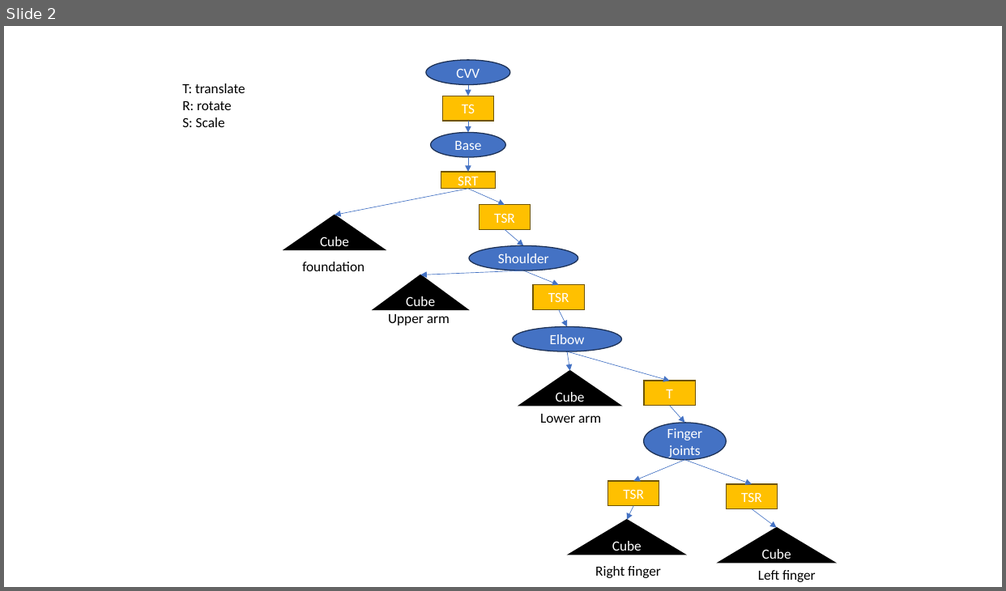
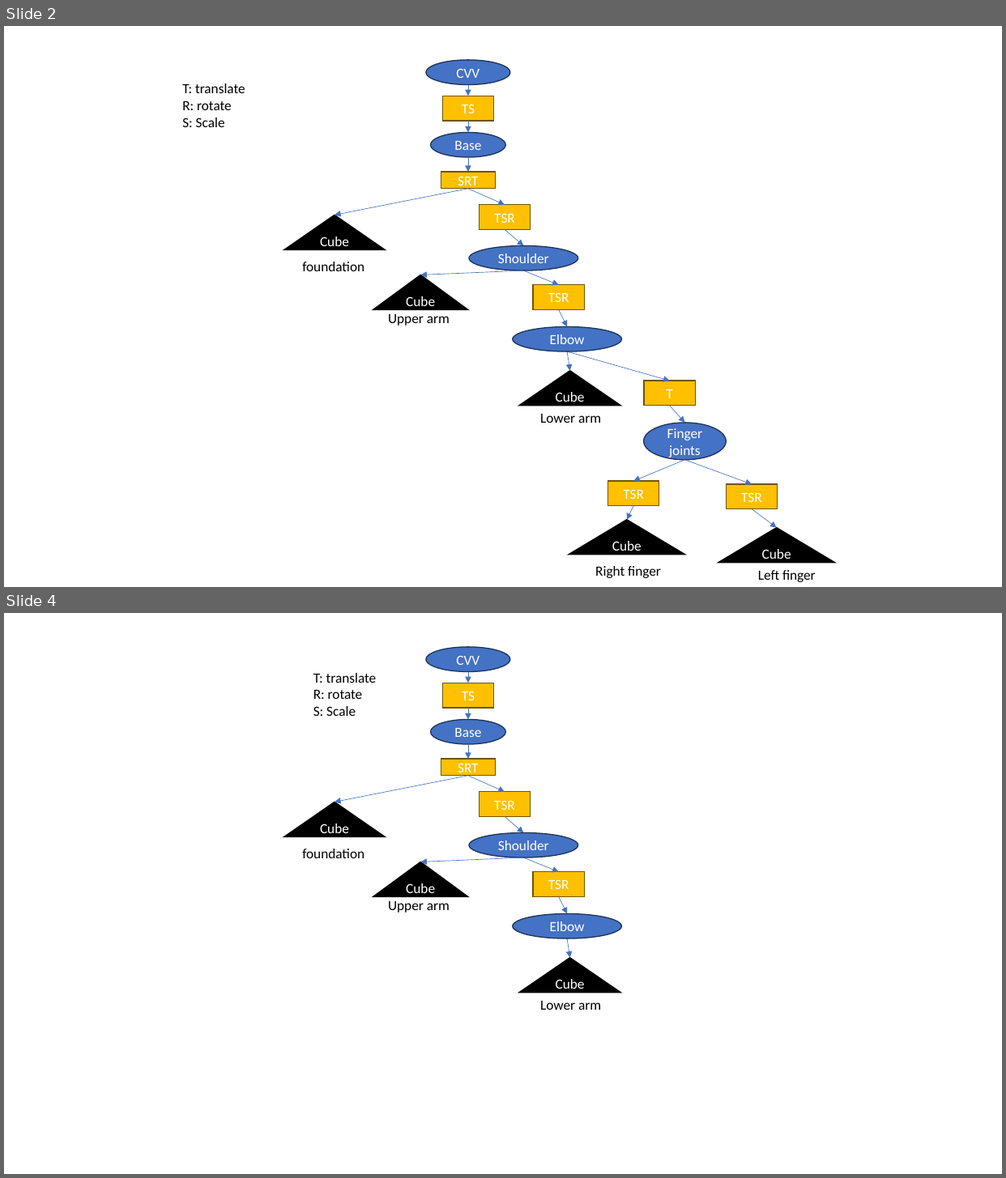
Before and after one commit to Yuchen-cyber/cg_projects, a slide deck: project_A/scene_graph.pptx. Shown one above the other, each under a label of ours: slide 2 before the commit, slides 2 and 4 after it; the slides between them are not shown. The pictures are 1006x591 and 1006x1178 pixels, drawn with LibreOffice and Linux fonts; fonts in the diff are those of the drawing. Boxes give left, top, right and bottom in pixels: in the first picture for what was removed or moved away, otherwise in the second. Text is boxed around its words. In the diff, an @@ line names an element or a change of style, - is before the commit and + after.

```diff
--- a/project_A/scene_graph.pptx
+++ b/project_A/scene_graph.pptx
@@ slide 4 added at box(4, 613, 1002, 1174), background #FFFFFF @@
@@ ellipse added at box(426, 647, 510, 671), fill #4472C4, outline #1E3256 1 pt, 13.5 pt, text #FFFFFF @@
+CVV
@@ text added at box(313, 673, 377, 716), 13.5 pt, text #000000 @@
+T: translate
+R: rotate
+S: Scale
@@ rectangle added at box(443, 683, 493, 707), fill #FFC000, outline #705400 1 pt, 13.5 pt, text #FFFFFF @@
+TS
@@ arrow added from (468, 672) to (468, 683), #4472C4 0.5 pt @@
@@ arrow added from (468, 708) to (468, 719), #4472C4 0.5 pt @@
@@ ellipse added at box(431, 719, 505, 744), fill #4472C4, outline #1E3256 1 pt, 13.5 pt, text #FFFFFF @@
+Base
@@ arrow added from (468, 744) to (468, 759), #4472C4 0.5 pt @@
@@ arrow added from (468, 776) to (335, 803), #4472C4 0.5 pt @@
@@ rectangle added at box(441, 759, 495, 776), fill #FFC000, outline #705400 1 pt, 13.5 pt, text #FFFFFF @@
+SRT
@@ arrow added from (468, 776) to (505, 792), #4472C4 0.5 pt @@
@@ triangle added at box(284, 803, 385, 837), fill #000000, outline #000000 1 pt, 13.5 pt, text #FFFFFF @@
+Cube
@@ rectangle added at box(479, 792, 530, 816), fill #FFC000, outline #705400 1 pt, 13.5 pt, text #FFFFFF @@
+TSR
@@ arrow added from (505, 816) to (523, 833), #4472C4 0.5 pt @@
@@ text added at box(302, 849, 364, 858), 13.5 pt, text #000000 @@
+foundation
@@ ellipse added at box(469, 833, 578, 858), fill #4472C4, outline #1E3256 1 pt, 13.5 pt, text #FFFFFF @@
+Shoulder
@@ triangle added at box(373, 862, 468, 897), fill #000000, outline #000000 1 pt, 13.5 pt, text #FFFFFF @@
+Cube
@@ arrow added from (523, 858) to (421, 862), #4472C4 0.5 pt @@
@@ arrow added from (523, 858) to (559, 872), #4472C4 0.5 pt @@
@@ rectangle added at box(533, 872, 584, 897), fill #FFC000, outline #705400 1 pt, 13.5 pt, text #FFFFFF @@
+TSR
@@ text added at box(388, 901, 450, 913), 13.5 pt, text #000000 @@
+Upper arm
@@ arrow added from (559, 897) to (567, 914), #4472C4 0.5 pt @@
@@ ellipse added at box(513, 914, 621, 939), fill #4472C4, outline #1E3256 1 pt, 13.5 pt, text #FFFFFF @@
+Elbow
@@ arrow added from (567, 939) to (570, 958), #4472C4 0.5 pt @@
@@ triangle added at box(519, 958, 621, 994), fill #000000, outline #000000 1 pt, 13.5 pt, text #FFFFFF @@
+Cube
@@ text added at box(540, 1001, 601, 1010), 13.5 pt, text #000000 @@
+Lower arm
```
Also in this commit, not shown: 3 other slides added, 16 other files.
